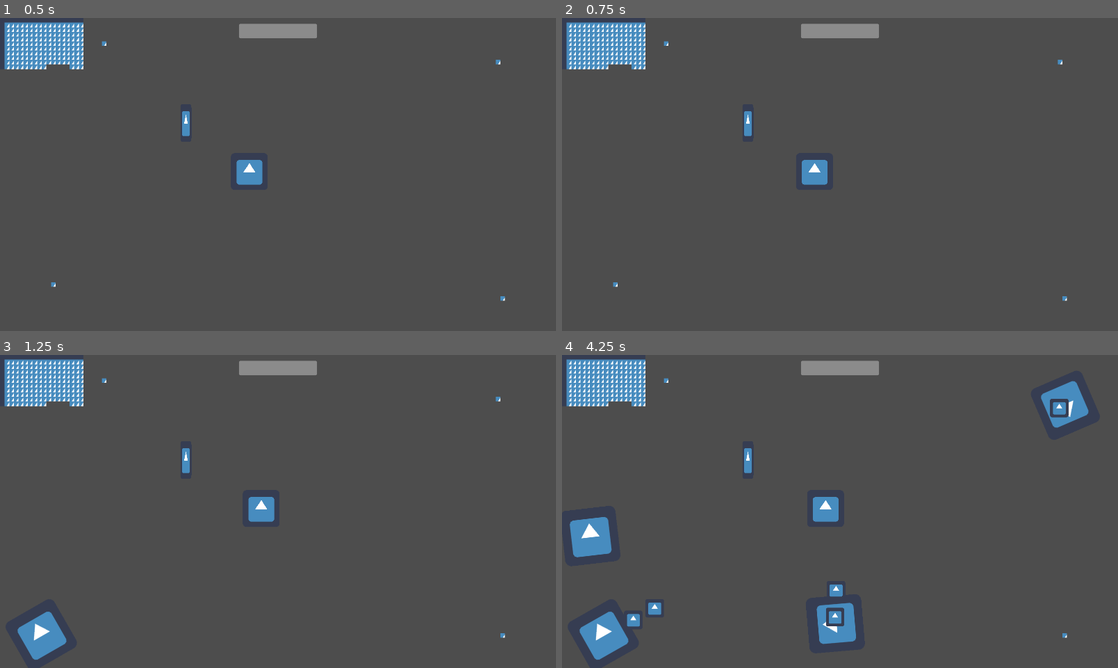
Above: before the commit, frames 1-4 (two rows, left to right).
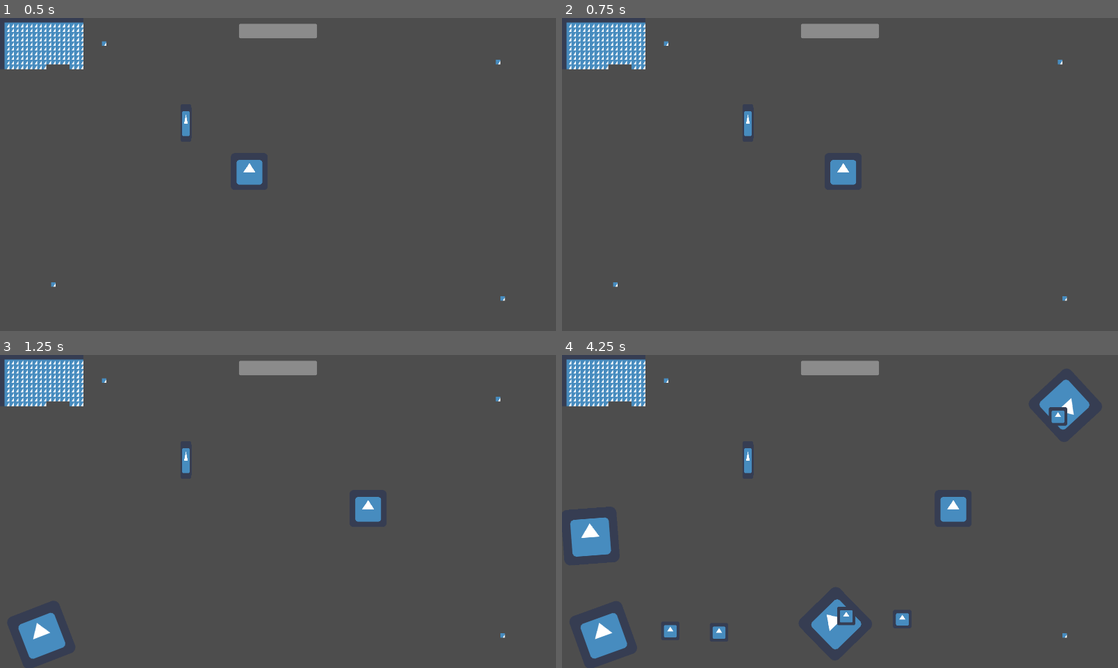
Above: after the commit, the same moments.

Repository: FeniXb3/LaughArena
Game: Godot game, scene res://Scenes/bulletHellMap.tscn
Two runs of this game, one before a commit and one after it. Both use one fixed random seed, a clock stepped at 60 frames per second and the inputs below. The engine's default icon, where the game draws it, is replaced by a stand-in: a white triangle on a blue panel in a dark square.
Inputs (mouse positions are in pixels of both pictures, inside the frame that each line leads up to):
- Up to frame 1 (0.5 s): no input
- Up to frame 2 (0.75 s): tap Enter (ui_accept) at 0.5 s; move the mouse to (962, 158) at 0.52 s; hold D (move_right) from 0.53 s (still down); click (962, 158) at 0.67 s
- Up to frame 3 (1.25 s): keep holding D (move_right); tap Enter (ui_accept) at 0.77 s
- Up to frame 4 (4.25 s): move the mouse to (728, 527) at 1.27 s; release D (move_right) at 1.28 s; hold S (move_down) 1.28-2.03 s; tap Enter (ui_accept) at 1.52, 3.02, 3.77 s; move the mouse to (895, 442) at 2.02 s; hold D (move_right) 2.03-2.78 s; move the mouse to (812, 574) at 2.77 s; hold W (move_up) 2.78-3.53 s; click (812, 574) at 2.92 s; move the mouse to (1006, 558) at 3.52 s; hold A (move_left) from 3.53 s (still down)

Frame 1 is identical in both runs. In frame 2, 0.7% of the frame differs, in the area x 43-53%, y 45-54%; in frame 3, 0.9%; in frame 4, 2.4%, in the area x 1-95%, y 7-98%.

Commit message:
Change speed

Diff:
--- a/Scenes/bullets.tscn
+++ b/Scenes/bullets.tscn
@@ -13,7 +13,7 @@
 [node name="bullets" type="RigidBody2D"]
 collision_layer = 2
 collision_mask = 33
-mass = 200.0
+mass = 500.0
 physics_material_override = SubResource("PhysicsMaterial_0d3hf")
 gravity_scale = 0.0
 max_contacts_reported = 5
--- a/Scenes/player2.tscn
+++ b/Scenes/player2.tscn
@@ -18,6 +18,7 @@
 lock_rotation = true
 linear_damp = 5.0
 script = ExtResource("1_xvaa5")
+speed = 10.0
 health_regeneration = 0.001
 
 [node name="Sprite2D" type="Sprite2D" parent="."]
--- a/Scenes/turret2.tscn
+++ b/Scenes/turret2.tscn
@@ -13,6 +13,7 @@
 gravity_scale = 0.0
 script = ExtResource("1_vs0l5")
 ammo = ExtResource("2_wgdcx")
+BULLET_SPEED = 200
 
 [node name="Sprite2D" type="Sprite2D" parent="."]
 scale = Vector2(1.5, 1.5)
--- a/Scripts/turret2.gd
+++ b/Scripts/turret2.gd
@@ -5,7 +5,7 @@
 @onready var timer = $Timer
 @export var ammo: PackedScene
 @export var ammo_parent: Node
-var   BULLET_SPEED = 100
+@export var BULLET_SPEED = 100
 
 var player
 
